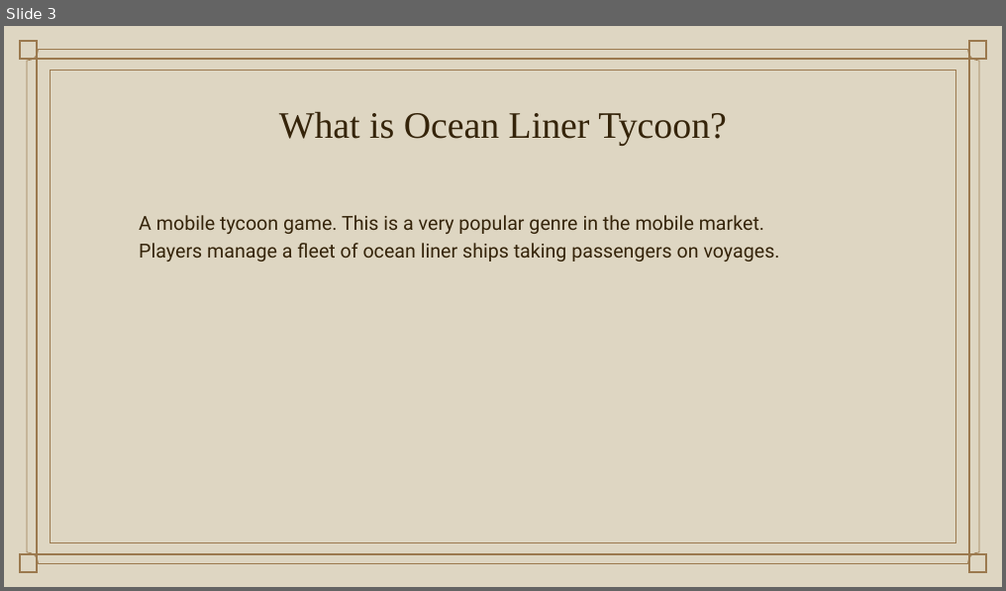
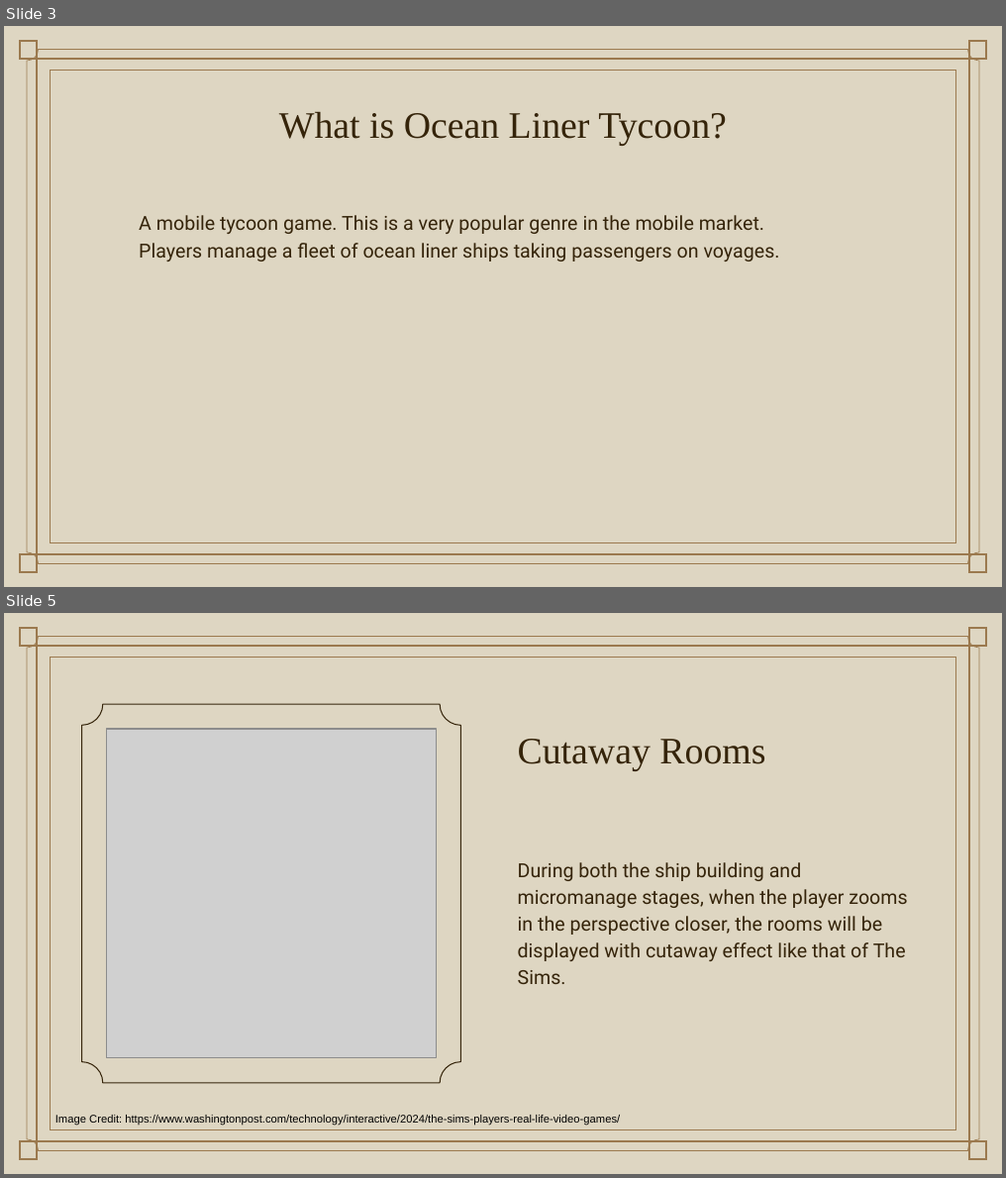
Before and after one commit to LyciaStenson/OceanLinerTycoon, a slide deck: Documents/Ocean Liner Tycoon Pitch.pptx. Shown one above the other, each under a label of ours: slide 3 before the commit, slides 3 and 5 after it; the slides between them are not shown. The pictures are 1006x591 and 1006x1178 pixels, drawn with LibreOffice and Linux fonts; fonts in the diff are those of the drawing; grey boxes stand for pictures; background and template pictures are left out. Boxes give left, top, right and bottom in pixels: in the first picture for what was removed or moved away, otherwise in the second. Text is boxed around its words. In the diff, an @@ line names an element or a change of style, - is before the commit and + after.

```diff
--- a/Documents/Ocean Liner Tycoon Pitch.pptx
+++ b/Documents/Ocean Liner Tycoon Pitch.pptx
@@ slide 5 added at bbox=[4, 613, 1002, 1174], background picture (left out); not listed: 7 template elements that a slide beside it also shows @@
@@ plaque added at bbox=[82, 704, 461, 1083], outline #35240A 0.75 pt @@
@@ picture added at bbox=[107, 729, 436, 1059] @@
@@ title added at bbox=[518, 739, 765, 770], 27 pt, text #35240A @@
+Cutaway Rooms
@@ subtitle added at bbox=[518, 862, 907, 984], 14 pt, text #35240A @@
+During both the ship building and micromanage stages, when the player zooms in the perspective closer, the rooms will be displayed with cutaway effect like that of The Sims.
@@ text added at bbox=[55, 1115, 620, 1125], 8 pt, text #000000 @@
+Image Credit: https://www.washingtonpost.com/technology/interactive/2024/the-sims-players-real-life-video-games/
```
Also in this commit, not shown: 3 slides changed, 2 other slides added, 2 slides removed, 3 other files.
